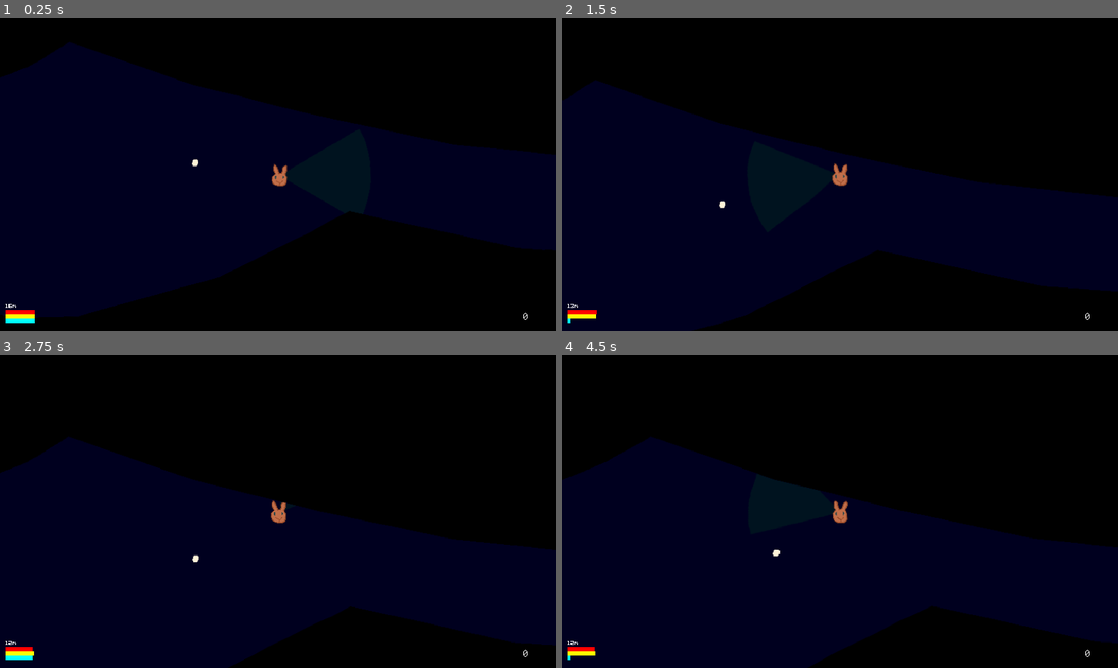
Above: before the commit, frames 1-4 (two rows, left to right).
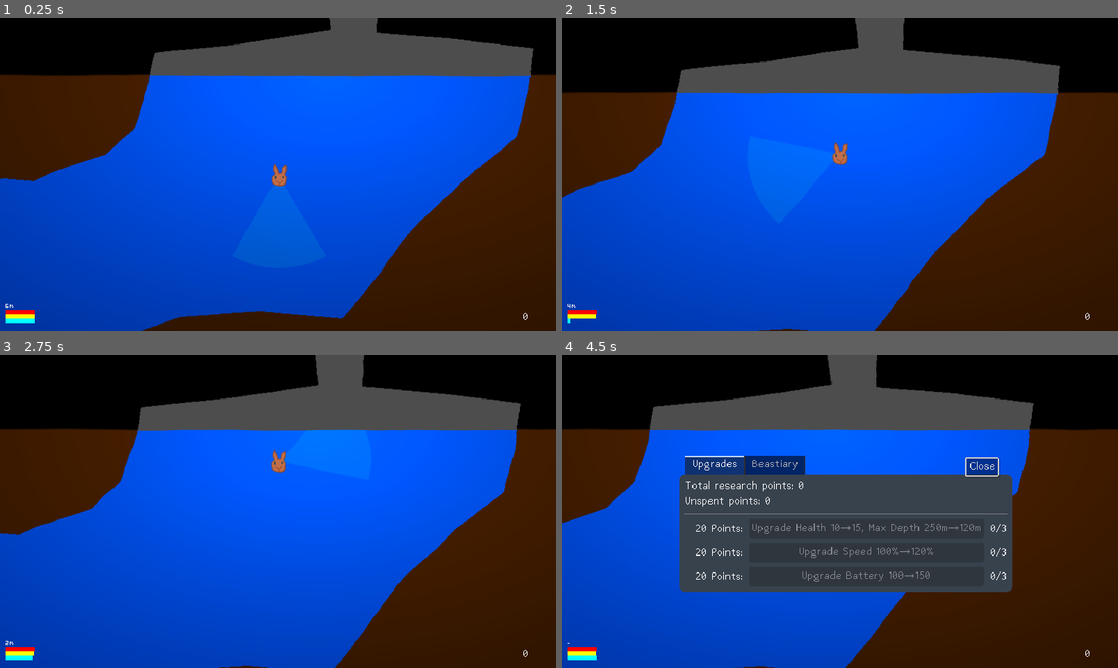
Above: after the commit, the same moments.

Repository: lupuchard/spooky-jam-submarine
Game: Godot game, scene res://Scene/Main.tscn
Two runs of this game, one before a commit and one after it. Both use one fixed random seed, a clock stepped at 60 frames per second and the inputs below.
Inputs (mouse positions are in pixels of both pictures, inside the frame that each line leads up to):
- Up to frame 1 (0.25 s): no input
- Up to frame 2 (1.5 s): move the mouse to (962, 158) at 0.52 s; hold Right (right) 0.53-1.28 s; hold Up (ascend) 0.53-1.28 s; move the mouse to (728, 190) at 1.27 s; hold Left (left) from 1.28 s (still down); tap Space (dash) at 1.35 s
- Up to frame 3 (2.75 s): move the mouse to (333, 442) at 2.02 s; release Left (left) at 2.03 s; hold Right (right) from 2.03 s (still down); hold Up (ascend) from 2.03 s (still down)
- Up to frame 4 (4.5 s): move the mouse to (812, 574) at 2.77 s; release Up (ascend) at 2.78 s; tap Space (dash) at 2.85, 4.35 s; move the mouse to (1006, 558) at 3.52 s; release Right (right) at 3.53 s; hold Up (ascend) 3.53-4.28 s; hold Left (left) from 3.53 s (still down); move the mouse to (673, 464) at 4.27 s

The runs differ from the first frame. In frame 1, 91% of the frame differs, in the area x 0-100%, y 0-100%; in frame 2, 85%; in frame 3, 85%; in frame 4, 85%.

Commit message:
More spooky sounds

Diff:
--- a/Fish/Angler.tscn
+++ b/Fish/Angler.tscn
@@ -1,9 +1,10 @@
-[gd_scene load_steps=8 format=3 uid="uid://ca80h3xj3qa7y"]
+[gd_scene load_steps=9 format=3 uid="uid://ca80h3xj3qa7y"]
 
 [ext_resource type="Texture2D" uid="uid://odrakurbublb" path="res://Assets/Fish/Angler/Body.png" id="1_eaveb"]
 [ext_resource type="Script" uid="uid://cvn0cn84nf1em" path="res://Fish/Fish.gd" id="1_hfkjb"]
 [ext_resource type="Texture2D" uid="uid://cvj8ehbtee65c" path="res://Assets/Fish/Angler/Light.png" id="2_hfkjb"]
 [ext_resource type="Script" uid="uid://wmj24v30fjei" path="res://Fish/FishBehavior/ShyFishBehavior.gd" id="2_o4hq0"]
+[ext_resource type="AudioStream" uid="uid://dawdc3a4nho8" path="res://Assets/Sound/creature_breathe.mp3" id="5_q21dd"]
 
 [sub_resource type="Resource" id="Resource_q21dd"]
 script = ExtResource("2_o4hq0")
@@ -40,3 +41,9 @@
 
 [node name="CollisionShape2D" type="CollisionShape2D" parent="."]
 shape = SubResource("CircleShape2D_eaveb")
+
+[node name="IdleSound" type="AudioStreamPlayer2D" parent="."]
+stream = ExtResource("5_q21dd")
+volume_db = -4.0
+pitch_scale = 0.8
+attenuation = 2.000001
--- a/Fish/Crab.tscn
+++ b/Fish/Crab.tscn
@@ -1,8 +1,9 @@
-[gd_scene load_steps=6 format=3 uid="uid://cj510s8ffvovy"]
+[gd_scene load_steps=7 format=3 uid="uid://cj510s8ffvovy"]
 
 [ext_resource type="Script" uid="uid://cvn0cn84nf1em" path="res://Fish/Fish.gd" id="1_vrrgs"]
 [ext_resource type="Texture2D" uid="uid://mb3keuy6xuk5" path="res://Assets/Fish/Crab.png" id="2_imok0"]
 [ext_resource type="Script" uid="uid://c5m8s0xb2guin" path="res://Fish/FishBehavior/FloorFishBehavior.gd" id="2_x0k2j"]
+[ext_resource type="AudioStream" uid="uid://cw4c8obaf5o2m" path="res://Assets/Sound/scuttle.mp3" id="4_x0k2j"]
 
 [sub_resource type="Resource" id="Resource_t43tn"]
 script = ExtResource("2_x0k2j")
@@ -32,3 +33,9 @@
 [node name="CollisionShape2D" type="CollisionShape2D" parent="."]
 rotation = -1.5707964
 shape = SubResource("CapsuleShape2D_vrrgs")
+
+[node name="MovementSound" type="AudioStreamPlayer2D" parent="."]
+stream = ExtResource("4_x0k2j")
+volume_db = -20.0
+pitch_scale = 0.7
+attenuation = 2.0
--- a/Fish/Fish.gd
+++ b/Fish/Fish.gd
@@ -14,18 +14,30 @@
 @export var is_sprite_facing_left: bool = true
 @export var flip: bool = false
 @export var contact_damage: float = 0.0
+
+@export var idle_sound_period := 10.0
+
 @export var behavior: FishBehaviorBase = null
 
 var studied = false
 var study_progress: float = 0.0
 var facing_left: bool
+var initial_position: Vector2
+var idle_sound_cooldown := 0.0
 
 var body: Node2D
+var movement_sound: AudioStreamPlayer2D
+var idle_sound: AudioStreamPlayer2D
 
 func _ready():
 	body = $Body
+	movement_sound = find_child("MovementSound", false)
+	idle_sound = find_child("IdleSound", false)
+	idle_sound_cooldown = idle_sound_period
+
 	facing_left = is_sprite_facing_left
 	if flip: set_facing(!facing_left)
+	initial_position = global_position
 
 	collision_layer = 2
 
@@ -60,6 +72,11 @@
 	if behavior != null:
 		behavior._behave(delta)
 
+	idle_sound_cooldown -= delta
+	if idle_sound_cooldown <= 0 and idle_sound != null:
+		idle_sound.play()
+		idle_sound_cooldown = randf_range(idle_sound_period, idle_sound_period * 3)
+
 func set_facing(left: bool) -> void:
 	if left != facing_left:
 		facing_left = !facing_left
--- a/Fish/FishBehavior/FloorFishBehavior.gd
+++ b/Fish/FishBehavior/FloorFishBehavior.gd
@@ -19,9 +19,13 @@
 			is_idle = false
 			dir = [Vector2.RIGHT, Vector2.LEFT].pick_random()
 			state_time_remaining = (1.0 - idle_proportion) * randf_range(0.0, state_length * 2.0)
+			if fish.movement_sound != null:
+				fish.movement_sound.play()
 		else:
 			is_idle = true
 			state_time_remaining = idle_proportion * state_length * randf_range(0.0, state_length * 2.0)
+			if fish.movement_sound != null:
+				fish.movement_sound.stop()
 
 	if !is_idle:
 		fish.move_and_collide(dir * delta * walk_speed)
--- a/Fish/FishBehavior/ShyFishBehavior.gd
+++ b/Fish/FishBehavior/ShyFishBehavior.gd
@@ -34,6 +34,9 @@
 
 	action_cooldown -= delta
 
+	if action_cooldown < -ACTION_COOLDOWN * 10:
+		fish.global_position = fish.global_position.move_toward(fish.initial_position, delta * 10.0)
+
 func retreat(_delta: float):
 	var distance = fish.global_position.distance_to(player.global_position)
 	var direction = (fish.global_position - player.global_position).normalized()
--- a/Player/FishStudy.gd
+++ b/Player/FishStudy.gd
@@ -6,18 +6,36 @@
 	Guppo,
 	PaleCrab,
 	CrystalJelly,
-	Viperfish
+	Viperfish,
+	NUM_FISH_TYPES
 }
 
 var names: Dictionary[FishType, String] = {}
+var description_one: Dictionary[FishType, String] = {}
+var description_two: Dictionary[FishType, String] = {}
 var times_studied: Dictionary[FishType, int] = {}
 
 func _ready():
 	names[FishType.CaveAngler] = "Cave Angler"
+	description_one[FishType.CaveAngler] = "Anglerfish use a modified dorsal fin ray as a lure for prey."
+	description_two[FishType.CaveAngler] = "The cave angler lives in caves."
+
 	names[FishType.Guppo] = "Guppo"
+	description_one[FishType.Guppo] = "Bigger than a guppy."
+	description_two[FishType.Guppo] = "TODO"
+
 	names[FishType.PaleCrab] = "Pale Crab"
+	description_one[FishType.PaleCrab] = "A depigmented troglobite."
+	description_two[FishType.PaleCrab] = "TODO"
+
 	names[FishType.CrystalJelly] = "Crystal Jelly"
+	description_one[FishType.CrystalJelly] = "A transparent, bioluminescent jellyfish."
+	description_two[FishType.CrystalJelly] = "This species is best known as the source of aequorin, a protein involved in bioluminescense."
+
 	names[FishType.Viperfish] = "Viperfish"
+	description_one[FishType.Viperfish] = "A bioluminescent fish with long, needle-like teeth and hinged lower jaws."
+	description_two[FishType.Viperfish] = "TODO"
+
 
 func add_studied(fish: Fish) -> int:
 	if !fish.studied:
@@ -33,8 +51,14 @@
 			_: return fish.study_reward_factor * 1
 	return 0
 
-func get_times_studied(fish: Fish) -> int:
-	return times_studied.get(fish.fish_type, 0)
+func get_times_studied(fish_type: FishType) -> int:
+	return times_studied.get(fish_type, 0)
 
-func get_fish_name(fish: Fish) -> String:
-	return names[fish.fish_type]
+func get_fish_name(fish_type: FishType) -> String:
+	return names[fish_type]
+
+func get_fish_description_one(fish_type: FishType) -> String:
+	return description_one[fish_type]
+
+func get_fish_description_two(fish_type: FishType) -> String:
+	return description_two[fish_type]
--- a/Player/Player.gd
+++ b/Player/Player.gd
@@ -45,6 +45,7 @@
 
 const DEPTH_DAMAGE := 0.5
 const DEPTH_DAMAGE_DELAY := 1.0
+const MAX_VEHICLE_AMBIENCE_DEPTH := 1200
 
 const CRASH_SOUND = preload("res://Assets/Sound/crash.mp3")
 const DASH_SOUND = preload("res://Assets/Sound/underwater_splash.mp3")
@@ -102,21 +103,21 @@
 	upgrades.resize(UpgradeType.NUM_UPGRADES)
 	upgrade_levels.resize(UpgradeType.NUM_UPGRADES)
 
-	var hullUpgrade := Upgrade.new("Hull", [Stat.Health, Stat.MaxDepth])
-	hullUpgrade.costs = [0, 20, 50, 100]
-	hullUpgrade.values.append(PackedFloat64Array([10.0, 15.0, 20.0, 30.0])) # Health
-	hullUpgrade.values.append(PackedFloat64Array([1200.0, 2400.0, 3600.0, 5000.0])) # Max Depth
-	upgrades[UpgradeType.Hull] = hullUpgrade
-
-	var speedUpgrade := Upgrade.new("Speed", [Stat.Speed])
-	speedUpgrade.costs = [0, 20, 50, 100]
-	speedUpgrade.values = [[1.0, 1.2, 1.5, 2.0]]
-	upgrades[UpgradeType.Speed] = speedUpgrade
-
-	var batteryUpgrade := Upgrade.new("Battery", [Stat.Battery])
-	batteryUpgrade.costs = [0, 20, 50, 100]
-	batteryUpgrade.values = [[100.0, 150.0, 200.0, 300.0]]
-	upgrades[UpgradeType.Battery] = batteryUpgrade
+	var hull_upgrade := Upgrade.new("Hull", [Stat.Health, Stat.MaxDepth])
+	hull_upgrade.costs = [0, 20, 50, 100]
+	hull_upgrade.values.append(PackedFloat64Array([10.0, 15.0, 20.0, 30.0])) # Health
+	hull_upgrade.values.append(PackedFloat64Array([5000.0, 2400.0, 3600.0, 5000.0])) # Max Depth
+	upgrades[UpgradeType.Hull] = hull_upgrade
+
+	var speed_upgrade := Upgrade.new("Speed", [Stat.Speed])
+	speed_upgrade.costs = [0, 20, 50, 100]
+	speed_upgrade.values = [[1.0, 1.2, 1.5, 2.0]]
+	upgrades[UpgradeType.Speed] = speed_upgrade
+
+	var battery_upgrade := Upgrade.new("Battery", [Stat.Battery])
+	battery_upgrade.costs = [0, 20, 50, 100]
+	battery_upgrade.values = [[100.0, 150.0, 200.0, 300.0]]
+	upgrades[UpgradeType.Battery] = battery_upgrade
 
 	for i in range(0, UpgradeType.NUM_UPGRADES):
 		set_upgrade_level(i, 0)
@@ -188,6 +189,8 @@
 	if stats[Stat.Battery] < 0:
 		die("You ran out of battery. And died.")
 
+	$VehicleAmbience.volume_db = min(global_position.y / MAX_VEHICLE_AMBIENCE_DEPTH, 1.0) * 80.0 - 80.0
+
 func notify(text: String):
 	var label := Label.new()
 	label.horizontal_alignment = HORIZONTAL_ALIGNMENT_CENTER
@@ -265,7 +268,7 @@
 		var collision_speed = abs(collision_direction.dot(prev_vel))
 		if collision_speed > COLLISION_THRESH:
 			stats[Stat.Health] -= collision_speed * COLLISION_DAMAGE_MOD
-			Audio.play(CRASH_SOUND, null, linear_to_db(collision_speed), 0.4, 0.6)
+			Audio.play(CRASH_SOUND, null, linear_to_db(collision_speed / 4), 0.4, 0.6)
 		vel = Vector2.ZERO
 
 	$Camera2D.global_position.y = max(global_position.y, get_viewport().size.y / 4)
--- a/Player/StudyIndicator.gd
+++ b/Player/StudyIndicator.gd
@@ -7,8 +7,8 @@
 	#global_position = fish.global_position
 	transform = fish.get_screen_transform()
 
-	if fish.studied or Study.get_times_studied(fish) > 0:
-		$NameLabel.text = Study.get_fish_name(fish)
+	if fish.studied or Study.get_times_studied(fish.fish_type) > 0:
+		$NameLabel.text = Study.get_fish_name(fish.fish_type)
 	else:
 		$NameLabel.text = "???"
 
--- /dev/null
+++ b/Scene/Beastiary.gd
@@ -0,0 +1,14 @@
+extends ScrollContainer
+
+const BEASTIARY_ENTRY := preload("res://Scene/BeastiaryEntry.tscn")
+
+func _ready():
+	for i in range(0, FishStudy.FishType.NUM_FISH_TYPES):
+		var entry = BEASTIARY_ENTRY.instantiate()
+		entry.fish_type = i
+		entry.update()
+		$BeastiaryEntryList.add_child(entry)
+
+func update():
+	for child in $BeastiaryEntryList.get_children():
+		child.update()
--- /dev/null
+++ b/Scene/BeastiaryEntry.gd
@@ -0,0 +1,18 @@
+extends HBoxContainer
+
+var fish_type: FishStudy.FishType
+
+func update():
+	var times_studied = Study.get_times_studied(fish_type)
+	if times_studied == 0:
+		%NameLabel.text = "???:"
+	else:
+		%NameLabel.text = Study.get_fish_name(fish_type) + ":"
+
+	var text = "%s specimens studied." % times_studied
+	if times_studied >= 2:
+		text += " " + Study.get_fish_description_one(fish_type)
+	if times_studied >= 3:
+		text += " " + Study.get_fish_description_two(fish_type)
+
+	%DescriptionLabel.text = text
--- /dev/null
+++ b/Scene/BeastiaryEntry.tscn
@@ -0,0 +1,27 @@
+[gd_scene load_steps=3 format=3 uid="uid://deqjtfy6v36c2"]
+
+[ext_resource type="Script" uid="uid://8dpd44civslf" path="res://Scene/BeastiaryEntry.gd" id="1_je2lf"]
+[ext_resource type="FontFile" uid="uid://c3456ef513ov" path="res://Assets/Fonts/Abaddon Bold.ttf" id="1_wedow"]
+
+[node name="BeastiaryEntry" type="HBoxContainer"]
+offset_right = 420.0
+offset_bottom = 19.0
+theme_override_constants/separation = 10
+script = ExtResource("1_je2lf")
+
+[node name="NameLabel" type="Label" parent="."]
+unique_name_in_owner = true
+custom_minimum_size = Vector2(90, 0)
+layout_mode = 2
+theme_type_variation = &"LabelBig"
+theme_override_fonts/font = ExtResource("1_wedow")
+text = "Cave angler:"
+horizontal_alignment = 2
+
+[node name="DescriptionLabel" type="Label" parent="."]
+unique_name_in_owner = true
+custom_minimum_size = Vector2(320, 0)
+layout_mode = 2
+size_flags_horizontal = 3
+text = "4 specimens studied. Anglerfish are ray-finned fish that use a modified dorsal fin ray as a lure for prey. The cave angler lives in caves."
+autowrap_mode = 2
--- a/Scene/Main.tscn
+++ b/Scene/Main.tscn
@@ -8,6 +8,7 @@
 [ext_resource type="Script" uid="uid://so1kcd7487ek" path="res://Scene/Wall.gd" id="4_rgh2o"]
 [ext_resource type="Script" uid="uid://ds6akscj7vkvi" path="res://Player/StatusBar.gd" id="5_pbw6q"]
 [ext_resource type="PackedScene" uid="uid://wklqvbx7bd17" path="res://Player/StudyIndicator.tscn" id="6_vy5pj"]
+[ext_resource type="AudioStream" uid="uid://bcqc2pq84op54" path="res://Assets/Sound/vehicle_ambience.mp3" id="7_bf81u"]
 [ext_resource type="AudioStream" uid="uid://b68k1ubaflc3y" path="res://Assets/Sound/underwater_ambience.mp3" id="7_grg3l"]
 [ext_resource type="PackedScene" uid="uid://ca80h3xj3qa7y" path="res://Fish/Angler.tscn" id="7_jw32o"]
 [ext_resource type="AudioStream" uid="uid://b8aij5wvts72t" path="res://Assets/Sound/hull_creak.mp3" id="7_kp1vv"]
@@ -20,6 +21,9 @@
 [ext_resource type="Script" uid="uid://c1junlymprxj3" path="res://Scene/DepthLabel.gd" id="14_gclda"]
 [ext_resource type="PackedScene" uid="uid://cimhux024qh56" path="res://Scene/UpgradeOption.tscn" id="14_mr7am"]
 [ext_resource type="Script" uid="uid://c02prlppuceia" path="res://Scene/UpgradePanel.gd" id="14_sc4dx"]
+[ext_resource type="AudioStream" uid="uid://b0pfvin7vsrnw" path="res://Assets/Sound/spooky_ambience_1.mp3" id="15_iab34"]
+[ext_resource type="FontFile" uid="uid://d30j8tnlnfsv4" path="res://Assets/Fonts/Abaddon Light.ttf" id="19_aa3qu"]
+[ext_resource type="Script" uid="uid://ccqnkw04b8og5" path="res://Scene/Beastiary.gd" id="22_bf81u"]
 
 [sub_resource type="CanvasItemMaterial" id="CanvasItemMaterial_jw32o"]
 light_mode = 1
@@ -104,7 +108,7 @@
 
 [node name="Player" type="CharacterBody2D" parent="World"]
 unique_name_in_owner = true
-position = Vector2(-3213, 323)
+position = Vector2(168, 136)
 script = ExtResource("1_rgh2o")
 
 [node name="Sprite" type="AnimatedSprite2D" parent="World/Player"]
@@ -132,6 +136,10 @@
 stream = ExtResource("7_kp1vv")
 pitch_scale = 0.5
 
+[node name="VehicleAmbience" type="AudioStreamPlayer" parent="World/Player"]
+stream = ExtResource("7_bf81u")
+autoplay = true
+
 [node name="LeftWall" type="Polygon2D" parent="World"]
 position = Vector2(-13, -9)
 color = Color(0.34, 0.14733334, 0, 1)
@@ -200,7 +208,7 @@
 position = Vector2(-994, 2308)
 
 [node name="Viperfish3" parent="World/Fish" instance=ExtResource("12_e6irg")]
-position = Vector2(-951, 2287)
+position = Vector2(-961, 2287)
 
 [node name="Viperfish4" parent="World/Fish" instance=ExtResource("12_e6irg")]
 position = Vector2(-968, 2314)
@@ -211,8 +219,15 @@
 
 [node name="UnderwaterAmbience" type="AudioStreamPlayer" parent="World"]
 stream = ExtResource("7_grg3l")
-volume_db = -7.0
+volume_db = -4.0
 autoplay = true
+
+[node name="SpookyAmbience" type="AudioStreamPlayer2D" parent="World"]
+position = Vector2(-138, 3624)
+stream = ExtResource("15_iab34")
+autoplay = true
+max_distance = 3000.0
+panning_strength = 0.0
 
 [node name="CanvasLayer" type="CanvasLayer" parent="."]
 
@@ -278,55 +293,73 @@
 text = "0"
 script = ExtResource("14_gclda")
 
-[node name="UpgradePanel" type="PanelContainer" parent="CanvasLayer" node_paths=PackedStringArray("player")]
+[node name="UpgradePanel" type="Control" parent="CanvasLayer"]
 unique_name_in_owner = true
 visible = false
-anchors_preset = 8
-anchor_left = 0.5
-anchor_top = 0.5
-anchor_right = 0.5
-anchor_bottom = 0.5
-offset_left = -20.0
-offset_top = -20.0
-offset_right = 20.0
-offset_bottom = 20.0
-grow_horizontal = 2
-grow_vertical = 2
+layout_mode = 3
+anchors_preset = 0
+offset_right = 40.0
+offset_bottom = 40.0
+
+[node name="TabContainer" type="TabContainer" parent="CanvasLayer/UpgradePanel"]
+layout_mode = 0
+offset_left = 161.5
+offset_top = 138.5
+offset_right = 606.5
+offset_bottom = 293.5
+theme_override_fonts/font = ExtResource("19_aa3qu")
+theme_override_font_sizes/font_size = 16
 theme_override_styles/panel = SubResource("StyleBoxFlat_i0sg4")
+current_tab = 0
+
+[node name="Upgrades" type="VBoxContainer" parent="CanvasLayer/UpgradePanel/TabContainer" node_paths=PackedStringArray("player")]
+layout_mode = 2
+theme_override_constants/separation = 6
 script = ExtResource("14_sc4dx")
-player = NodePath("../../World/Player")
-
-[node name="Container" type="VBoxContainer" parent="CanvasLayer/UpgradePanel"]
-layout_mode = 2
-theme_override_constants/separation = 6
-
-[node name="Label" type="Label" parent="CanvasLayer/UpgradePanel/Container"]
+player = NodePath("../../../../World/Player")
+metadata/_tab_index = 0
+
+[node name="Label" type="Label" parent="CanvasLayer/UpgradePanel/TabContainer/Upgrades"]
 layout_mode = 2
 theme_type_variation = &"LabelBig"
 text = "Total research points: 480
 Unspent points: 120"
 
-[node name="HSeparator" type="HSeparator" parent="CanvasLayer/UpgradePanel/Container"]
+[node name="HSeparator" type="HSeparator" parent="CanvasLayer/UpgradePanel/TabContainer/Upgrades"]
 layout_mode = 2
 theme_override_constants/separation = 2
 
-[node name="HullUpgradeOption" parent="CanvasLayer/UpgradePanel/Container" node_paths=PackedStringArray("player") groups=["upgrade_option"] instance=ExtResource("14_mr7am")]
-layout_mode = 2
-player = NodePath("../../../../World/Player")
-
-[node name="SpeedUpgradeOption" parent="CanvasLayer/UpgradePanel/Container" node_paths=PackedStringArray("player") groups=["upgrade_option"] instance=ExtResource("14_mr7am")]
-layout_mode = 2
-player = NodePath("../../../../World/Player")
+[node name="HullUpgradeOption" parent="CanvasLayer/UpgradePanel/TabContainer/Upgrades" node_paths=PackedStringArray("player") groups=["upgrade_option"] instance=ExtResource("14_mr7am")]
+layout_mode = 2
+player = NodePath("../../../../../World/Player")
+
+[node name="SpeedUpgradeOption" parent="CanvasLayer/UpgradePanel/TabContainer/Upgrades" node_paths=PackedStringArray("player") groups=["upgrade_option"] instance=ExtResource("14_mr7am")]
+layout_mode = 2
+player = NodePath("../../../../../World/Player")
 upgrade_type = 2
 
-[node name="BatteryUpgradeOption" parent="CanvasLayer/UpgradePanel/Container" node_paths=PackedStringArray("player") groups=["upgrade_option"] instance=ExtResource("14_mr7am")]
-layout_mode = 2
-player = NodePath("../../../../World/Player")
+[node name="BatteryUpgradeOption" parent="CanvasLayer/UpgradePanel/TabContainer/Upgrades" node_paths=PackedStringArray("player") groups=["upgrade_option"] instance=ExtResource("14_mr7am")]
+layout_mode = 2
+player = NodePath("../../../../../World/Player")
 upgrade_type = 1
+
+[node name="Beastiary" type="ScrollContainer" parent="CanvasLayer/UpgradePanel/TabContainer"]
+unique_name_in_owner = true
+visible = false
+layout_mode = 2
+script = ExtResource("22_bf81u")
+metadata/_tab_index = 1
+
+[node name="BeastiaryEntryList" type="VBoxContainer" parent="CanvasLayer/UpgradePanel/TabContainer/Beastiary"]
+layout_mode = 2
 
 [node name="CloseButton" type="Button" parent="CanvasLayer/UpgradePanel"]
 custom_minimum_size = Vector2(0, 20)
-layout_mode = 2
+layout_mode = 0
+offset_left = 557.0
+offset_top = 141.0
+offset_right = 604.0
+offset_bottom = 168.0
 size_flags_horizontal = 8
 size_flags_vertical = 0
 text = "Close"
--- a/Scene/PixelTheme.tres
+++ b/Scene/PixelTheme.tres
@@ -15,3 +15,5 @@
 LabelBig/base_type = &"Label"
 LabelBig/font_sizes/font_size = 16
 LabelBig/fonts/font = ExtResource("1_a02aw")
+TabBar/font_sizes/font_size = 16
+TabBar/fonts/font = ExtResource("1_a02aw")
--- a/Scene/UpgradePanel.gd
+++ b/Scene/UpgradePanel.gd
@@ -1,10 +1,10 @@
-extends PanelContainer
+extends Control
 
 @export var player: Player
 
 func _process(_delta: float) -> void:
 	if visible:
-		$Container/Label.text = "Total research points: %s\nUnspent points: %s" % [
+		$Label.text = "Total research points: %s\nUnspent points: %s" % [
 			player.total_research,
 			player.resources[Player.Res.Research]
 		]
--- a/Scene/World.gd
+++ b/Scene/World.gd
@@ -2,11 +2,16 @@
 class_name World
 
 const SPLASH_SOUND = preload("res://Assets/Sound/underwater_splash.mp3")
+const DEACTIVATION_DISTANCE := 2000.0
+
+var fishes: Array[Node]
+var cur_fish_check_index = -1
 
 func _ready() -> void:
-	var fishies = get_tree().get_nodes_in_group("fish_body")
-	for fish in fishies:
+	var fish_bodies = get_tree().get_nodes_in_group("fish_body")
+	for fish in fish_bodies:
 		fish.material = preload("res://Fish/FishBody.tres")
+	fishes = %Fish.get_children()
 
 	%UpgradePanel/CloseButton.pressed.connect(exit_surface)
 
@@ -17,11 +22,23 @@
 	if %Player.global_position.y < 0:
 		return_to_surface()
 
+	cur_fish_check_index += 1
+	if cur_fish_check_index >= fishes.size():
+		cur_fish_check_index = 0
+	var fish = fishes[cur_fish_check_index]
+	var fish_distance_sqr = fish.global_position.distance_squared_to(%Player.global_position)
+	if fish_distance_sqr > pow(DEACTIVATION_DISTANCE, 2):
+		fish.process_mode = Node.PROCESS_MODE_DISABLED
+	else:
+		fish.process_mode = Node.PROCESS_MODE_INHERIT
+
+
 func return_to_surface() -> void:
 	for option in get_tree().get_nodes_in_group("upgrade_option"):
 		option.update()
 
 	process_mode = Node.PROCESS_MODE_DISABLED
+	%Beastiary.update()
 	%UpgradePanel.visible = true
 	%Player.visible = false
 	Save.save_state(%Player, %Fish)
Not shown, added: Assets/Sound/creature_breathe.mp3.import
Not shown, changed: Assets/Sound/hull_creak.mp3.import
Not shown, added: Assets/Sound/scuttle.mp3.import
Not shown, added: Assets/Sound/spooky_ambience_1.mp3.import
Not shown, added: Assets/Sound/vehicle_ambience.mp3.import
Not shown, added: Scene/Beastiary.gd.uid
Not shown, added: Scene/BeastiaryEntry.gd.uid
Not shown: 1 places in Scene/Main.tscn that only renumber resources
Not shown, added: Assets/Sound/creature_breathe.mp3
Not shown, added: Assets/Sound/scuttle.mp3
Not shown, added: Assets/Sound/spooky_ambience_1.mp3
Not shown, added: Assets/Sound/vehicle_ambience.mp3
